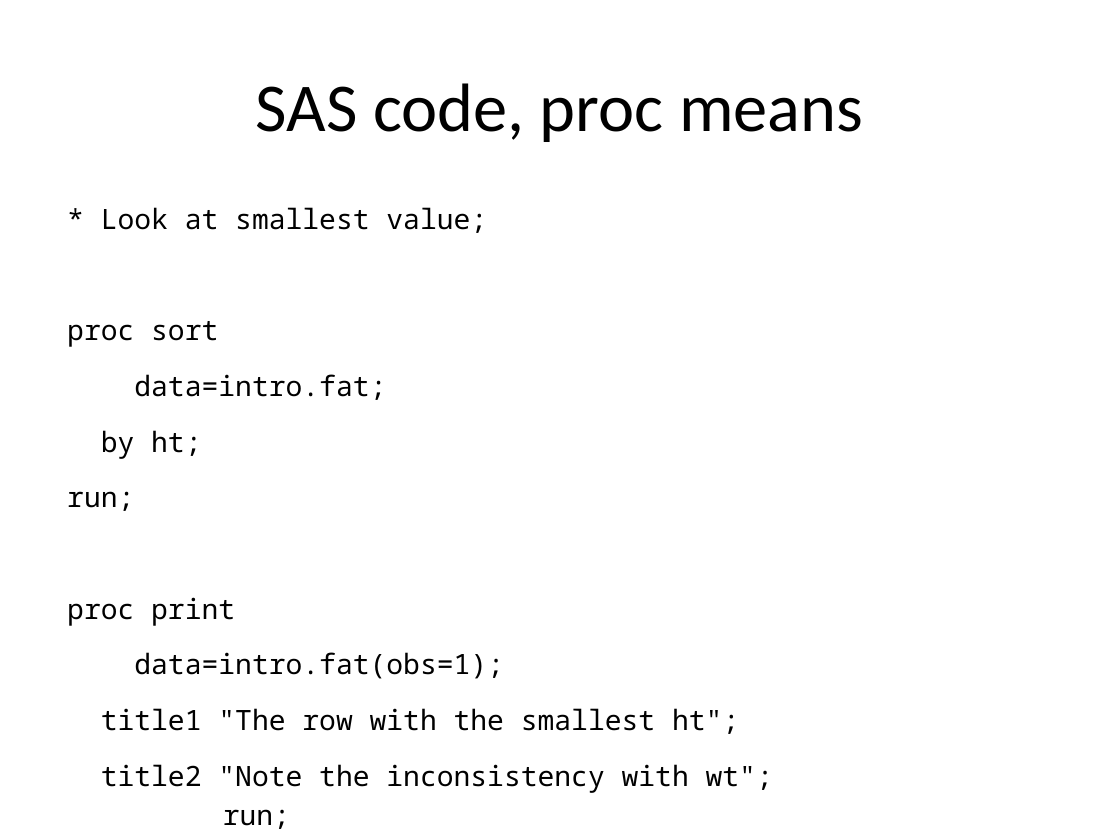
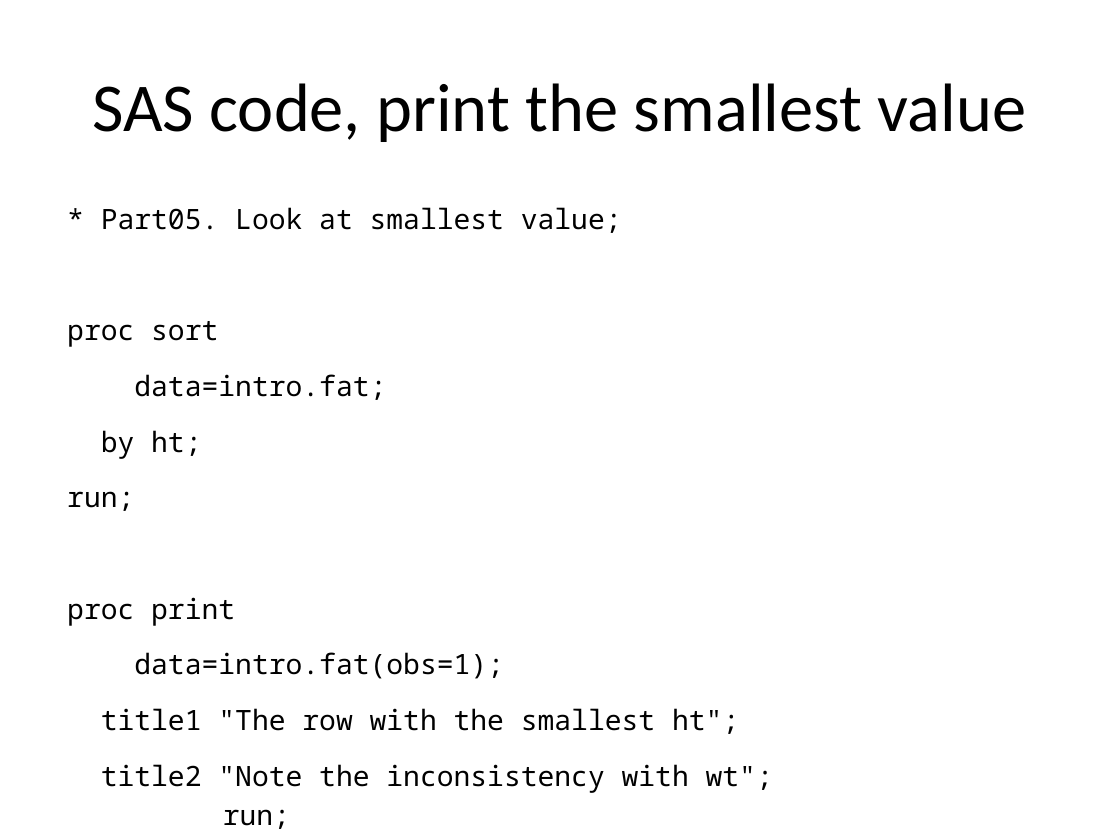
Before and after one commit to pmean/introduction-to-SAS, a slide deck: slide 21 of results/m02-slides-and-speaker-notes.pptx. Drawn at 1120x840 pixels with LibreOffice and Linux fonts; fonts in the diff are those of the drawing. Boxes give left, top, right and bottom in pixels: in the first picture for what was removed or moved away, otherwise in the second. Text is boxed around its words. In the diff, an @@ line names an element or a change of style, - is before the commit and + after.

```diff
--- a/results/m02-slides-and-speaker-notes.pptx
+++ b/results/m02-slides-and-speaker-notes.pptx
@@ title at bbox=[92, 83, 1026, 142]: text changed @@
-SAS code, proc means
+SAS code, print the smallest value
@@ text at bbox=[67, 207, 773, 829]: text changed @@
-* Look at smallest value;
-proc sort
-data=intro.fat;
-by ht;
-run;
-proc print
-data=intro.fat(obs=1);
-title1 "The row with the smallest ht";
-title2 "Note the inconsistency with wt";
-run;
+* Part05. Look at smallest value;
+proc sort
+data=intro.fat;
+by ht;
+run;
+proc print
+data=intro.fat(obs=1);
+title1 "The row with the smallest ht";
+title2 "Note the inconsistency with wt";
+run;
```
Also in this commit, not shown: 26 other slides changed, 2 slides added, 1 slide removed, 5 other files.
